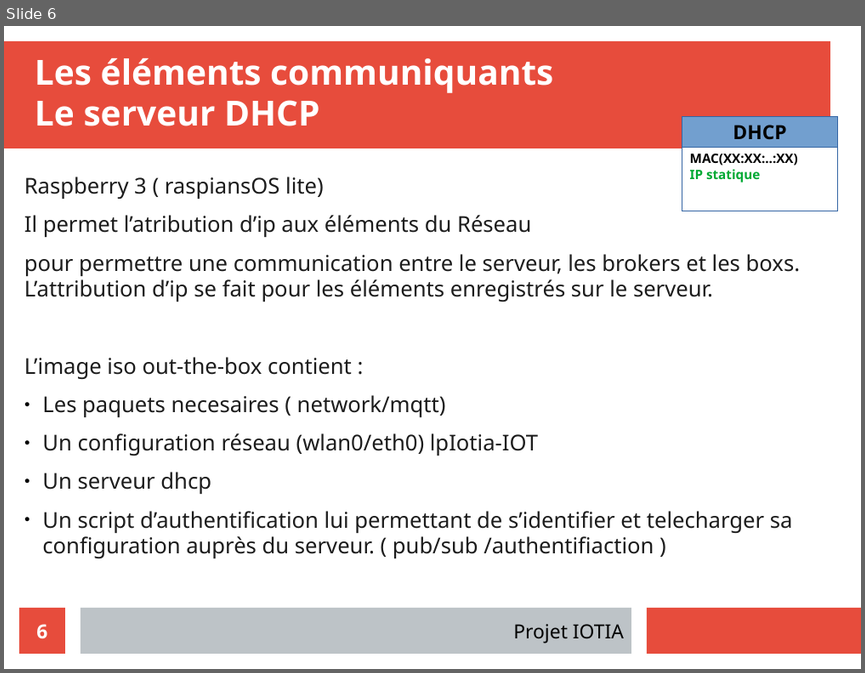
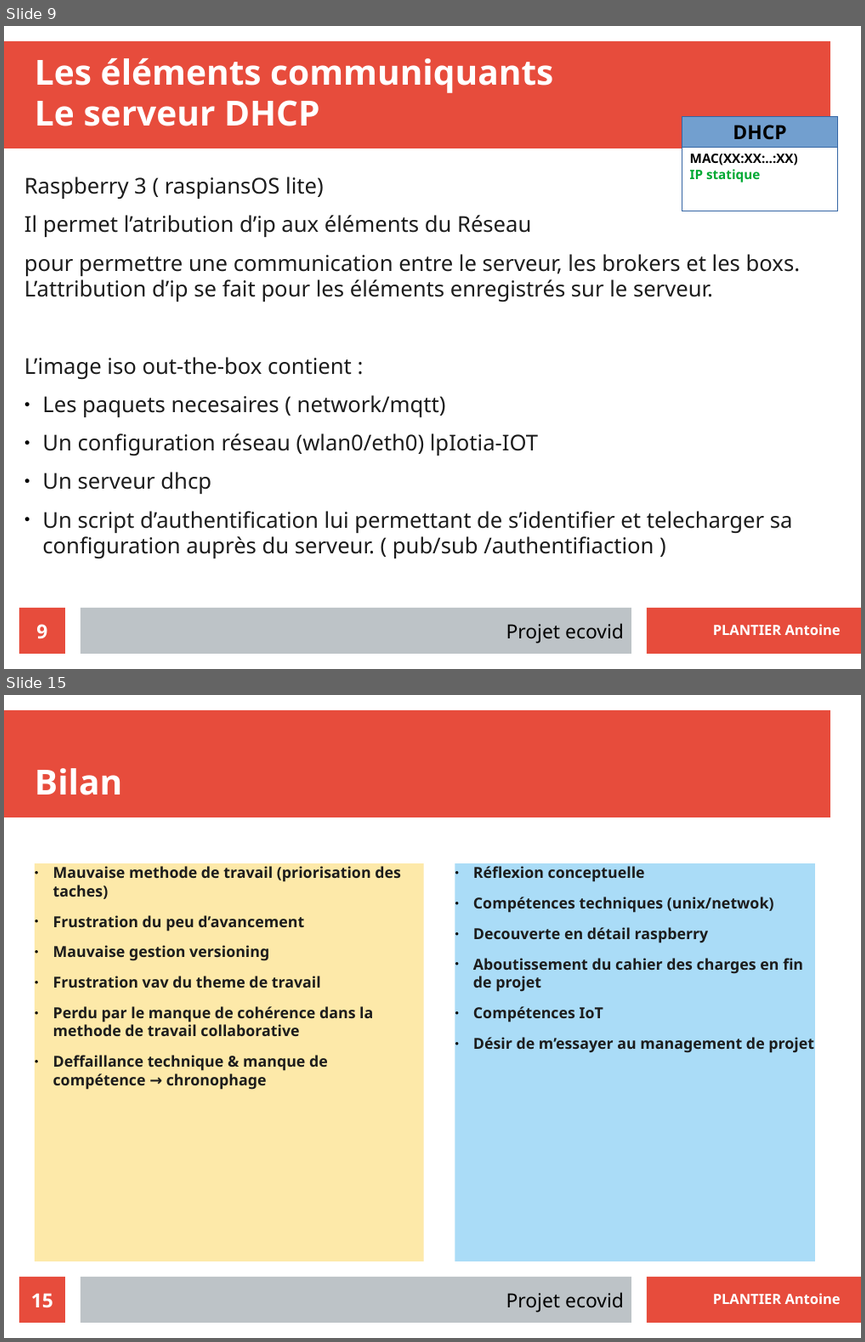
Before and after one commit to LENSAlex/ProjetIotia, a slide deck: config-raspbery/doc/Presentation_Network.odp. Shown one above the other, each under a label of ours: slide 6 before the commit, slides 9 and 15 after it; the slides between them are not shown. The pictures are 865x673 and 865x1342 pixels, drawn with LibreOffice and Linux fonts; fonts in the diff are those of the drawing; background and template pictures are left out. Boxes give left, top, right and bottom in pixels: in the first picture for what was removed or moved away, otherwise in the second. Text is boxed around its words. In the diff, an @@ line names an element or a change of style, - is before the commit and + after.

```diff
--- a/config-raspbery/doc/Presentation_Network.odp
+++ b/config-raspbery/doc/Presentation_Network.odp
@@ slide 15 added at [4, 695, 861, 1338], background #FFFFFF; not listed: 5 template elements that a slide beside it also shows @@
@@ title added at [35, 768, 122, 795], 32 pt, text #FFFFFF, bold @@
+Bilan
@@ text added at [35, 863, 424, 1262], fill #FDE9A9, 14 pt, text #1C1C1C, bold @@
+● Mauvaise methode de travail (priorisation des taches)
+● Frustration du peu d’avancement
+● Mauvaise gestion versioning
+● Frustration vav du theme de travail
+● Perdu par le manque de cohérence dans la methode de travail collaborative
+● Deffaillance technique & manque de compétence → chronophage
@@ text added at [455, 863, 815, 1262], fill #AADCF7, 14 pt, text #1C1C1C, bold @@
+● Réflexion conceptuelle
+● Compétences techniques (unix/netwok)
+● Decouverte en détail raspberry
+● Aboutissement du cahier des charges en fin de projet
+● Compétences IoT
+● Désir de m’essayer au management de projet
@@ page number added at [19, 1276, 65, 1322], fill #E74C3C, 18 pt, text #FFFFFF, bold @@
+15
@@ what was slide 6 is now slide 9 @@
@@ slide 9 changed as well @@
@@ page number at [36, 624, 47, 639]: text changed @@
-6
+9
@@ text at [506, 623, 624, 643]: text changed @@
-Projet IOTIA
+Projet ecovid
@@ text added at [713, 624, 840, 635], 13 pt, text #FFFFFF, bold @@
+PLANTIER Antoine
```
Also in this commit, not shown: 4 other slides changed, 9 other slides added, 2 slides removed, 5 other files.
